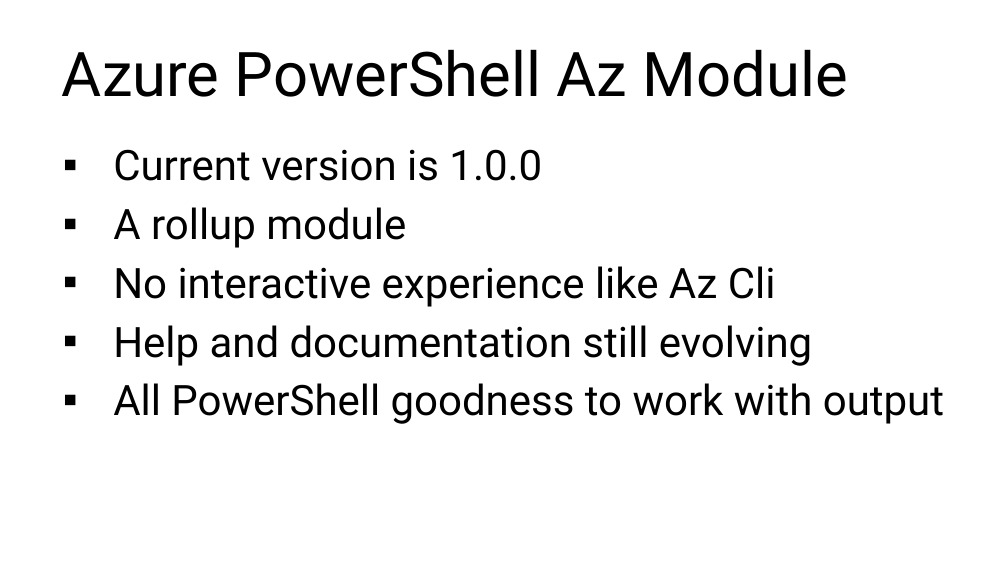
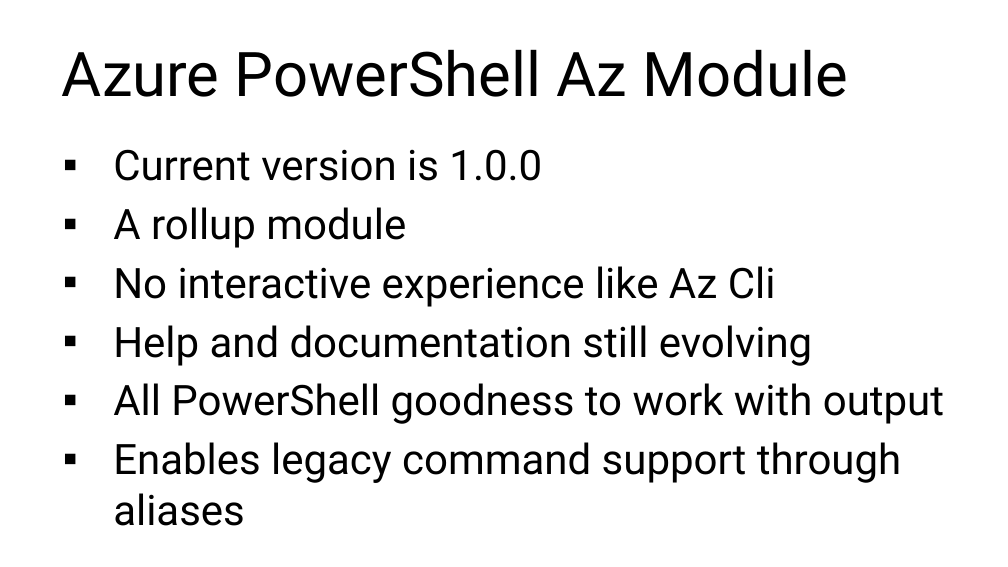
Before and after one commit to rchaganti/Presentations, a slide deck: slide 8 of ExpertsLiveIN2019/AzureAtTheCommandLine-Ravikanth.pptx. Drawn at 1008x567 pixels with LibreOffice and Linux fonts; fonts in the diff are those of the drawing; background and template pictures are left out. Boxes give left, top, right and bottom in pixels: in the first picture for what was removed or moved away, otherwise in the second. Text is boxed around its words. In the diff, an @@ line names an element or a change of style, - is before the commit and + after.

```diff
--- a/ExpertsLiveIN2019/AzureAtTheCommandLine-Ravikanth.pptx
+++ b/ExpertsLiveIN2019/AzureAtTheCommandLine-Ravikanth.pptx
@@ text at box(113, 442, 901, 526): paragraph added @@
+▪ Enables legacy command support through aliases
```
Also in this commit, not shown: 3 other slides changed, 1 slide added, 1 slide removed, 2 other files.
